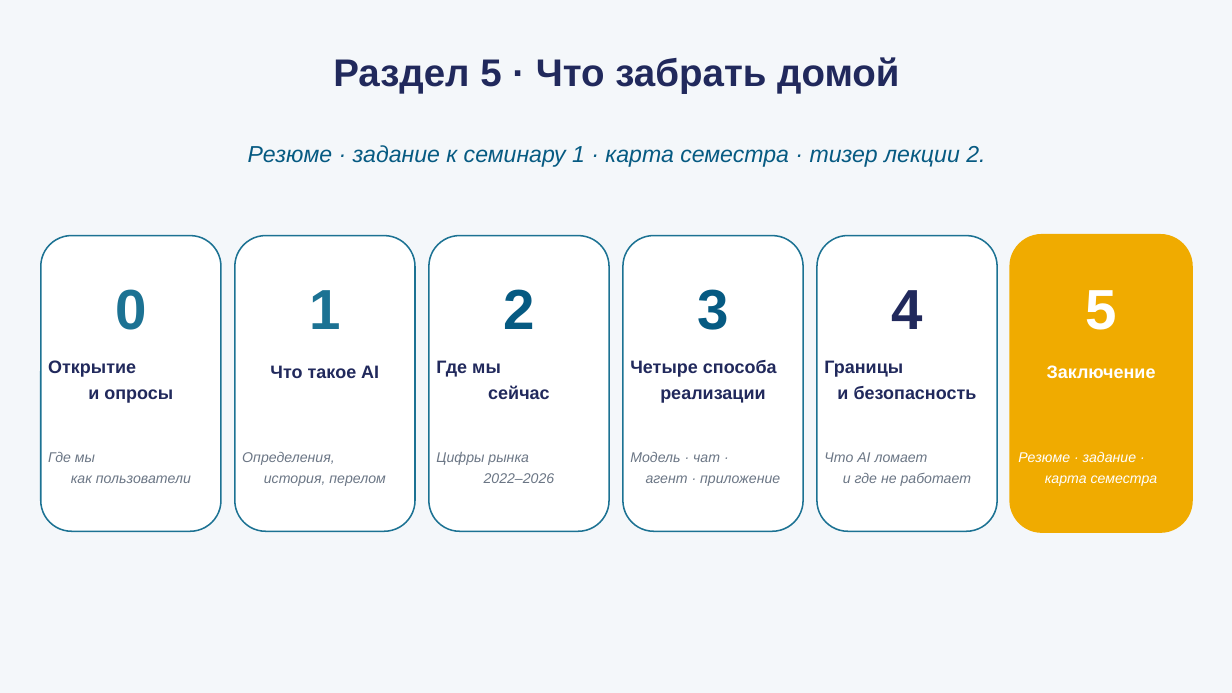
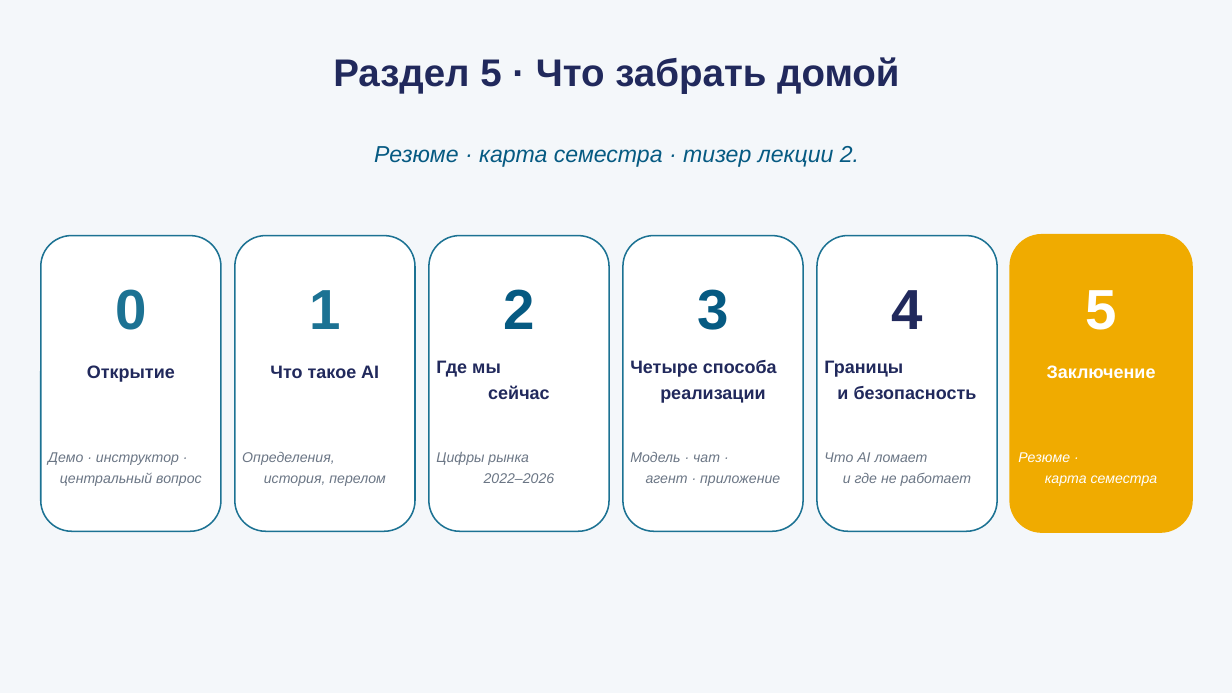
Before and after one commit to tellina-study/AI-usage-lessons, a slide deck: slide 29 of library/lectures/lec-01/rendered/lec-01.pptx. Drawn at 1232x693 pixels with LibreOffice and Linux fonts; fonts in the diff are those of the drawing. Boxes give left, top, right and bottom in pixels: in the first picture for what was removed or moved away, otherwise in the second. Text is boxed around its words. In the diff, an @@ line names an element or a change of style, - is before the commit and + after.

Commit message:
Phase 4: deck.yaml + slides revision (presentation-designer) — issue #153
- Удалены s03/s04 (опрос) и старый s05b; добавлены s00a (welcome) +
  s00b (course hook, переработан из s05b) перед cover.
- s02a redesigned: timeline "план лекции" вместо 5-card grid.
- Новый s06a: предыстория 1943 (McCulloch-Pitts) перед "70 лет ИИ".
- s08: рынок AI синхронизирован с chapter.md (Grand View Research).
- s09: эпизод 4 Kimi K2.5 → Georgi Gerganov/llama.cpp/ggml.ai (кандидат
  D), с дифференциацией нарратива от episode 3 (продукт vs инфраструктура).
- s12/s13: матрица без YOLO-подсветки, quadrant с подписями точек.
- s15-s19a: eyebrow-заголовки "о чём этот слайд"; s15 alignment+framing,
  s16 full-history visual + убрана "а не магия", s17 убрано "Возвращаемся
  к...".
- s18: полный redesign — linear ReAct pipeline (plan→act→observe→reflect)
  вместо слабой hub-and-spoke схемы.
- s23: добавлен переходный мостик от section-дивайдера; переведены
  оставшиеся англицизмы (title+bullets).
- s25: russification деталей timeline (rollback/Twitter/postmortem →
  откат/соцсети/разбор причин).
- s26: строка Hassabis синхронизирована с chapter.md (2029-2030, 3-4 года).
- s28: убрано домашнее задание к семинару.
- s29: полностью переписан на 4-модульную структуру issue #153 (verbatim,
  синхронно с chapter.md §5.1); новый s29a — формула оценки 100=10+30+3×20.
- s31: "Q&A" → "Вопросы?".
- Pacing пересчитан: active_min 62.5→60.5, buffer_min 12.5→14.5 (total
  75 сохранён точно). Изоляция manifest/РПД подтверждена (zero-diff).

#153

```diff
--- a/library/lectures/lec-01/rendered/lec-01.pptx
+++ b/library/lectures/lec-01/rendered/lec-01.pptx
@@ text at (374,146,859,167): text changed @@
-Резюме · задание к семинару 1 · карта семестра · тизер лекции 2.
+Резюме · карта семестра · тизер лекции 2.
@@ text at (87,365,175,382): text changed @@
-Открытие
-и опросы
+Открытие
@@ text at (48,452,202,486): text changed @@
-Где мы
-как пользователи
+Демо · инструктор ·
+центральный вопрос
@@ text at (1018,452,1158,486): text changed @@
-Резюме · задание ·
-карта семестра
+Резюме ·
+карта семестра
```
Also in this commit, not shown: 19 other slides changed, 4 slides added, 3 slides removed, 29 other files.
